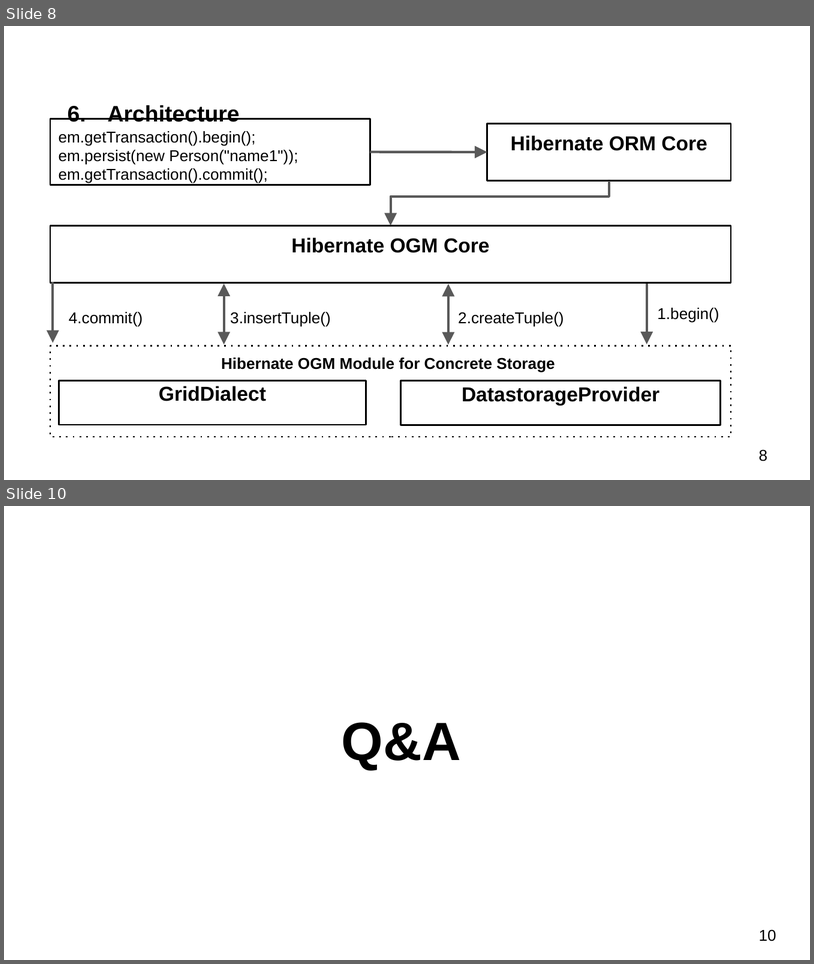
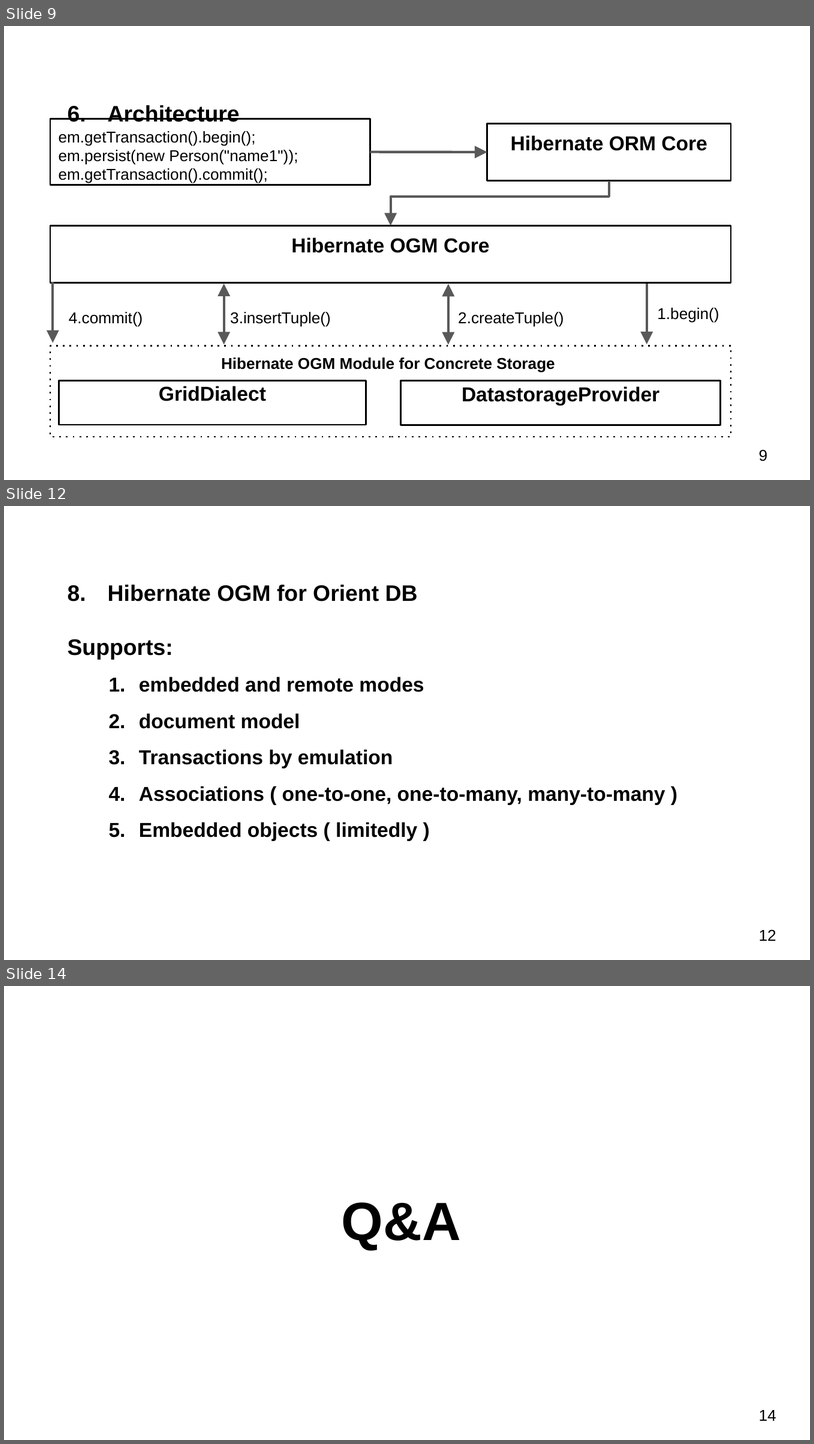
Before and after one commit to schernolyas/jpoint2017, a slide deck: presentation/jpoint2017.pptx. Shown one above the other, each under a label of ours: slides 8 and 10 before the commit, slides 9, 12 and 14 after it; the slides between them are not shown. The pictures are 814x964 and 814x1444 pixels, drawn with LibreOffice and Linux fonts; fonts in the diff are those of the drawing. Boxes give left, top, right and bottom in pixels: in the first picture for what was removed or moved away, otherwise in the second. Text is boxed around its words. In the diff, an @@ line names an element or a change of style, - is before the commit and + after.

```diff
--- a/presentation/jpoint2017.pptx
+++ b/presentation/jpoint2017.pptx
@@ slide 12 added at bbox=[4, 506, 810, 960], background #FFFFFF @@
@@ text added at bbox=[68, 585, 665, 840], 18 pt, text #000000, bold @@
+  8. Hibernate OGM for Orient DB
+  Supports:
+    1. embedded and remote modes
+    2. document model
+    3. Transactions by emulation
+    4. Associations ( one-to-one, one-to-many, many-to-many )
+    5. Embedded objects ( limitedly )
@@ page number added at bbox=[759, 929, 777, 940], 14 pt, text #000000 @@
+12
@@ what was slide 8 is now slide 9 @@
@@ page number at bbox=[759, 449, 768, 461]: text changed @@
-8
+9
@@ what was slide 10 is now slide 14 @@
@@ page number at bbox=[759, 1410, 777, 1420]: text changed @@
-10
+14
```
Also in this commit, not shown: 2 slides changed, 3 other slides added.
